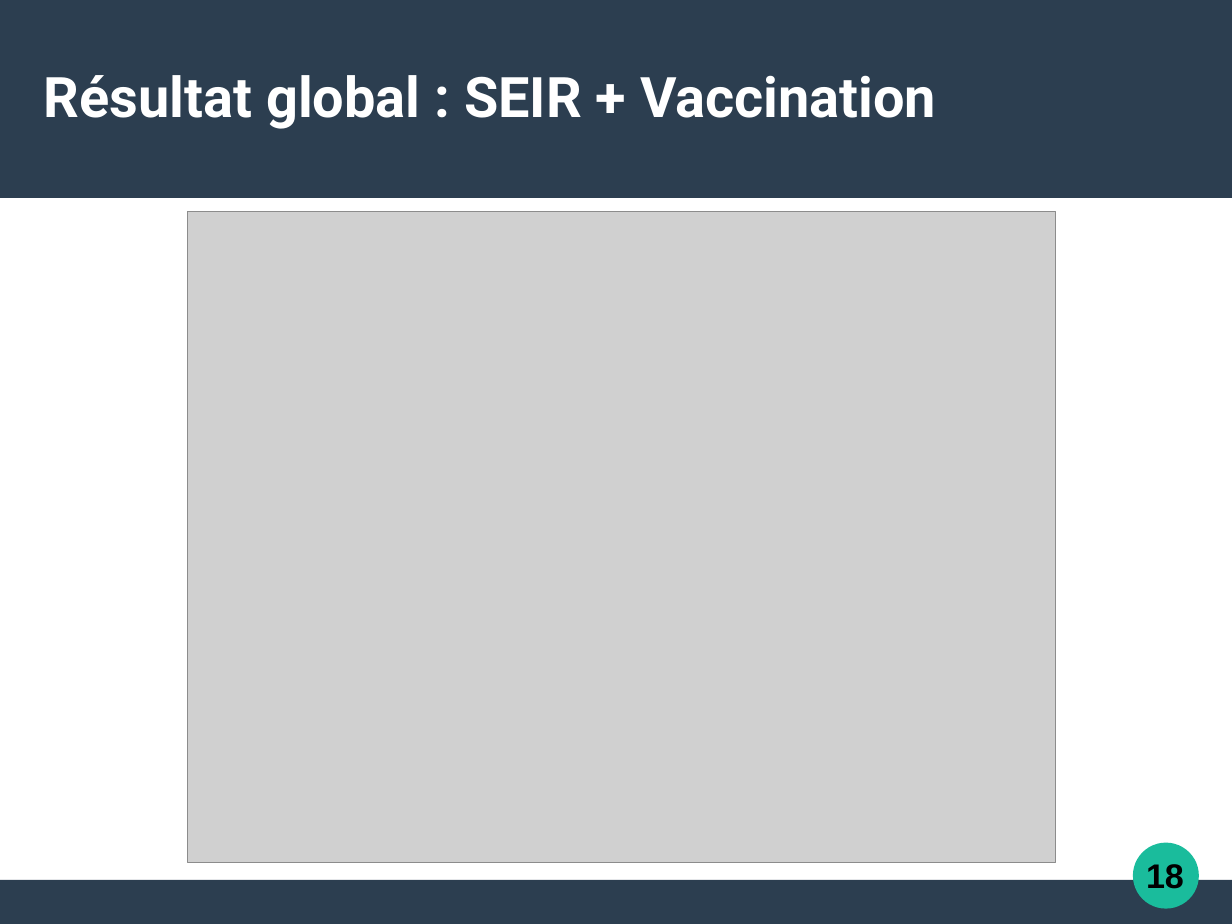
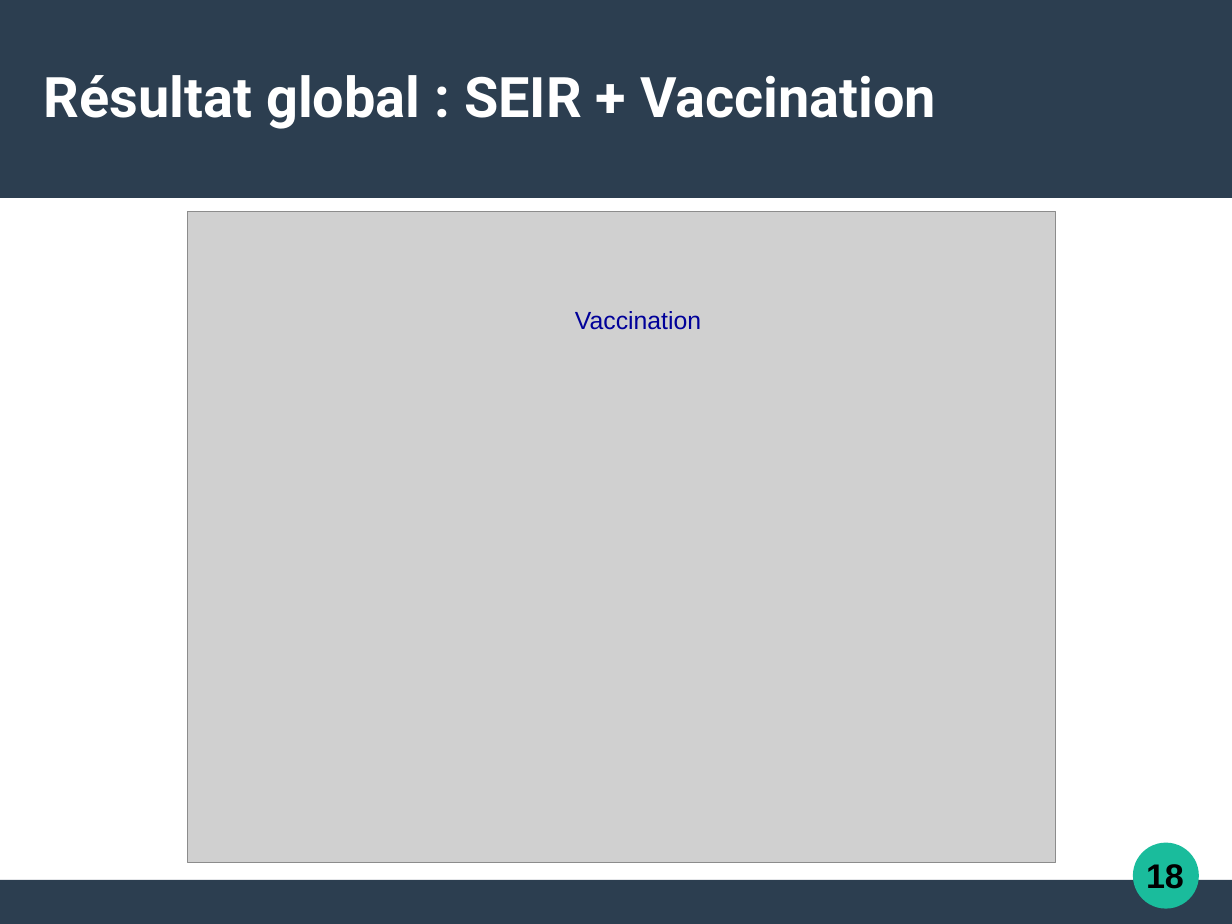
Before and after one commit to Alexia57/TIPE-2021-MP, a slide deck: slide 19 of Tipe_presentation.odp. Drawn at 1232x924 pixels with LibreOffice and Linux fonts; fonts in the diff are those of the drawing; grey boxes stand for pictures. Boxes give left, top, right and bottom in pixels: in the first picture for what was removed or moved away, otherwise in the second. Text is boxed around its words. In the diff, an @@ line names an element or a change of style, - is before the commit and + after.

```diff
--- a/Tipe_presentation.odp
+++ b/Tipe_presentation.odp
@@ text added at (575, 311, 701, 330), 16 pt, text #000099 @@
+Vaccination
```
Also in this commit, not shown: 7 other slides changed, 2 slides added, 6 slides removed, 11 other files.
